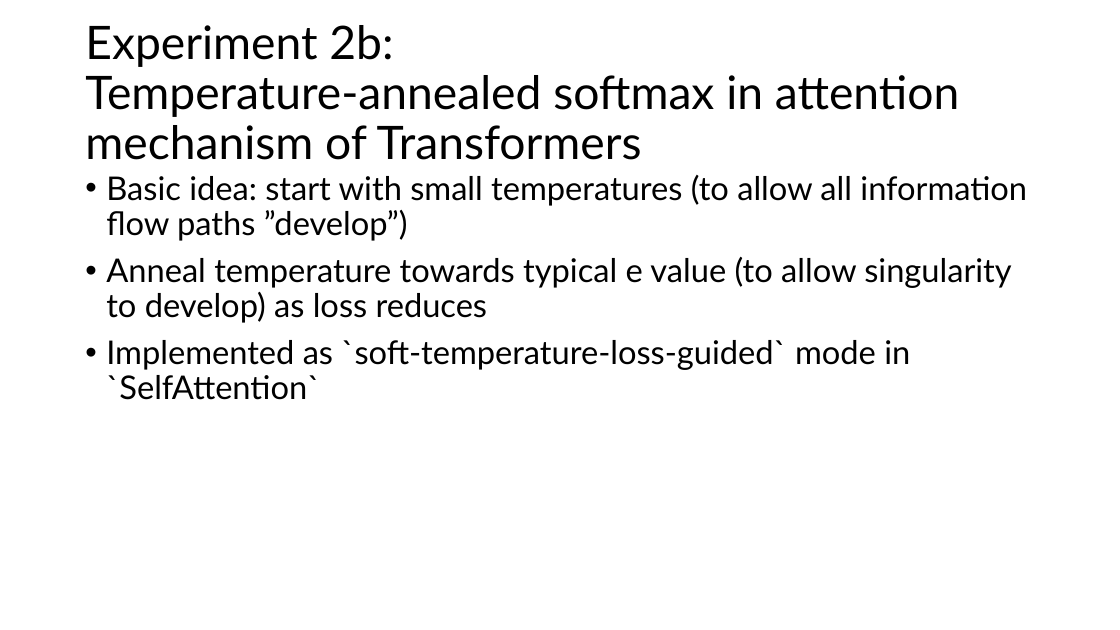
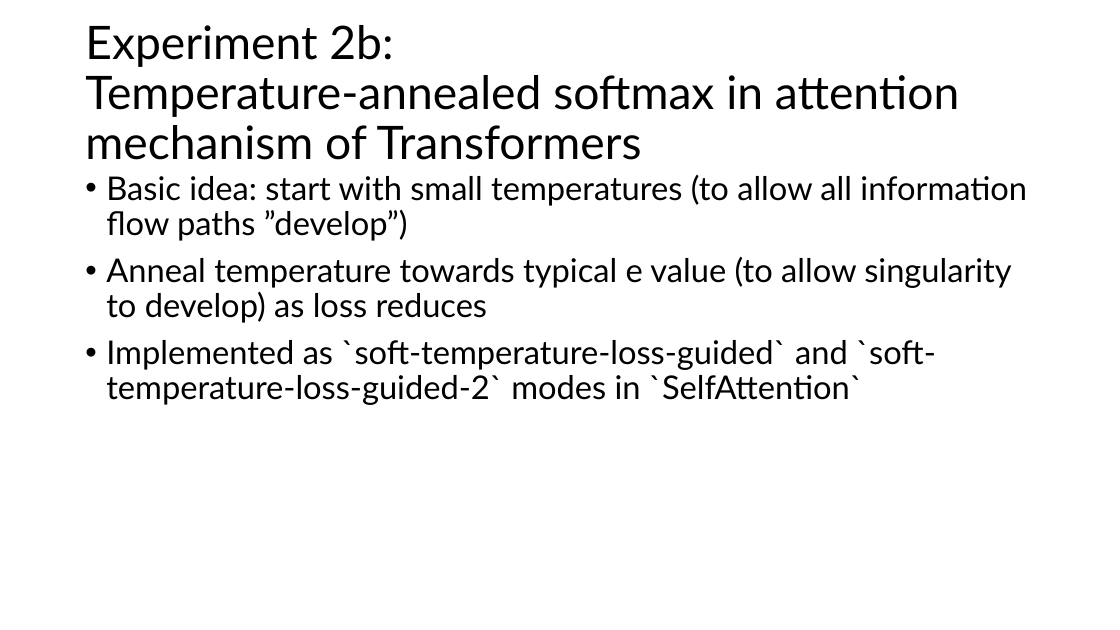
Before and after one commit to AlexTunlaw/eru, a slide deck: slide 5 of notes/2024 12 25 experiment 2.pptx. Drawn at 1120x630 pixels with LibreOffice and Linux fonts; fonts in the diff are those of the drawing. Boxes give left, top, right and bottom in pixels: in the first picture for what was removed or moved away, otherwise in the second. Text is boxed around its words. In the diff, an @@ line names an element or a change of style, - is before the commit and + after.

```diff
--- a/notes/2024 12 25 experiment 2.pptx
+++ b/notes/2024 12 25 experiment 2.pptx
@@ text at <box>106,340,936,405</box>: text changed @@
-• Implemented as `soft-temperature-loss-guided` mode in `SelfAttention`
+• Implemented as `soft-temperature-loss-guided` and `soft-temperature-loss-guided-2` modes in `SelfAttention`
```
Also in this commit, not shown: 4 other files.
